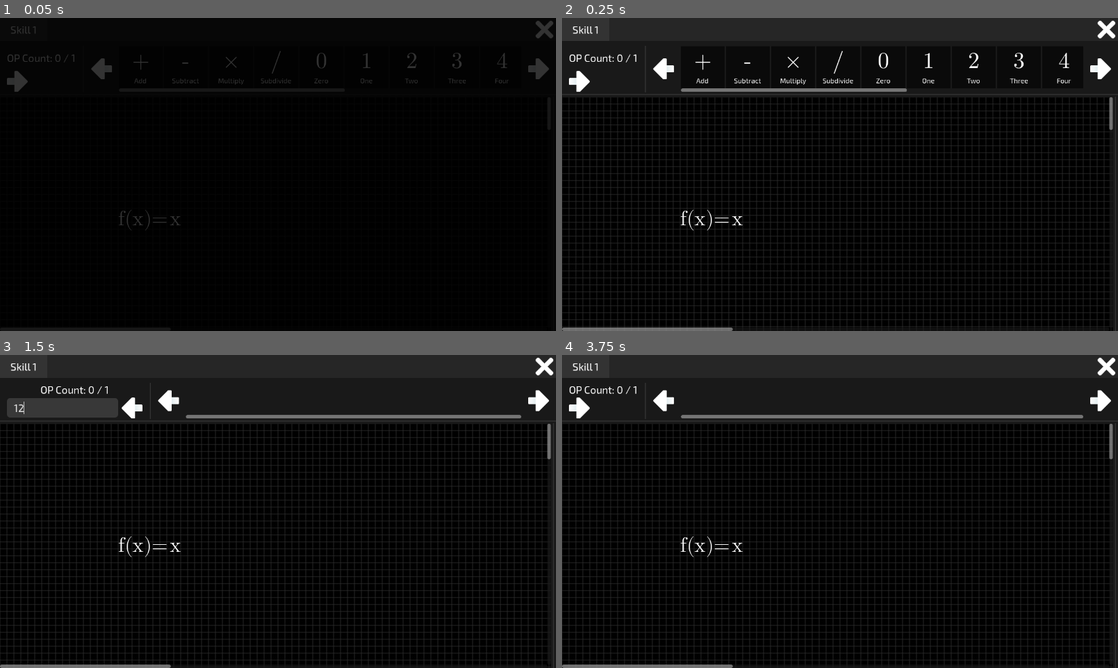
Above: before the commit, frames 1-4 (two rows, left to right).
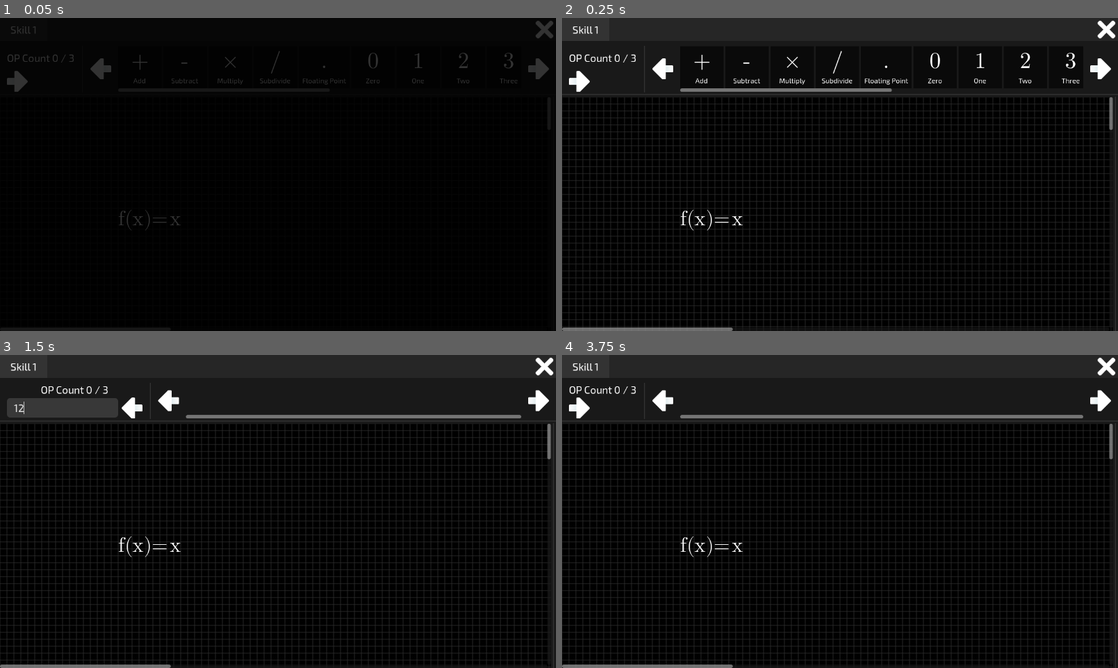
Above: after the commit, the same moments.

Repository: riizlaah/forces-of-box
Game: Godot game, scene res://scenes/functions.tscn
Same seed, same stepped clock (60 frames per second), same inputs: the game is played once before the commit and once after it. This scene is started directly instead of the project's main scene.
Inputs (mouse positions are in pixels of both pictures, inside the frame that each line leads up to):
- Up to frame 1 (0.05 s): no input
- Up to frame 2 (0.25 s): no input
- Up to frame 3 (1.5 s): click (16, 417) at 0.5 s; click (61, 417) at 1.27 s; type "12" at 1.35 s
- Up to frame 4 (3.75 s): click (728, 401) at 2 s; click (1101, 401) at 2.75 s; click (695, 408) at 3.5 s

The runs differ from the first frame. In frame 1, 0.5% of the frame differs, in the area x 9-93%, y 10-22%; in frame 2, 0.9%, in the area x 9-94%, y 8-24%; in frame 3, 0.1%; in frame 4, 0.1%.

Commit message:
add: simple validation pt.1

Diff:
--- a/scripts/function_editor/f_builder.gd
+++ b/scripts/function_editor/f_builder.gd
@@ -4,17 +4,51 @@
 @onready var toolbar: FunctionToolbar = $"../../../../../Toolbar"
 @onready var spacer: FBUilderSpacer = $Spacer
 
+var curr_formula := ""
+
+func _ready() -> void:
+	update_formula()
 
 func _can_drop_data(at_position: Vector2, data: Variant) -> bool:
 	if data is not MathDisplayLabel: return false
 	if data.type == MathDisplayLabel.Type.OPERATOR and toolbar.curr_operator == toolbar.max_operator: return false
+	if !validate_syntax(data.interpreted_str): return false
 	return true
 
 func _drop_data(at_position: Vector2, data: Variant) -> void:
 	if data is MathDisplayLabel:
 		spacer.hide()
+		if curr_formula[-1] in ["+", "-"]:
+			handle_plus_minus(data)
+			update_formula()
+			spacer.show()
+			return
 		if data.type == MathDisplayLabel.Type.OPERATOR: toolbar.curr_operator += 1
 		add_child(data)
 		await get_tree().create_timer(0.1).timeout
 		move_child(spacer, get_child_count() - 1)
 		spacer.show()
+		update_formula()
+
+func get_formula_as_text() -> String:
+	var text := ""
+	for node in get_children():
+		if node is MathDisplayLabel: text += node.interpreted_str
+	return text
+
+func validate_syntax(new_char: String):
+	const operator := ["+", "-", "*", "/"]
+	var last_char := get_formula_as_text()[-1]
+	print(last_char, new_char)
+	if last_char in ["+", "-"] and new_char in ["+", "-"]: return true
+	if last_char in operator and new_char in operator: return false
+	return true
+
+func handle_plus_minus(mdl: MathDisplayLabel):
+	var last_char := get_formula_as_text()[-1]
+	if last_char not in ["-", "+"]: return
+	var new_char := mdl.interpreted_str
+	get_child(-2).interpreted_str = "-" if (last_char == "+" and new_char == "-") or (last_char == "-" and new_char == "+") else "+"
+	get_child(-2).displayed_str = "-" if (last_char == "+" and new_char == "-") or (last_char == "-" and new_char == "+") else "+"
+
+func update_formula(): curr_formula = get_formula_as_text()
--- a/scripts/function_editor/f_toolbar.gd
+++ b/scripts/function_editor/f_toolbar.gd
@@ -26,6 +26,12 @@
 		"interpreted": "/",
 		"desc": "Subdivide",
 		"type": MathDisplayLabel.Type.OPERATOR
+	},
+	{
+		"display": ".",
+		"interpreted": ".",
+		"desc": "Floating Point",
+		"type": MathDisplayLabel.Type.OTHER
 	},
 	{
 		"display": "0",
@@ -107,7 +113,7 @@
 @onready var search_input: LineEdit = $Vbox/Hbox/SearchInput
 
 
-var max_operator := 1
+var max_operator := 3
 var curr_operator := 0:
 	set(n):
 		curr_operator = n
@@ -115,6 +121,7 @@
 		op_count.text = "OP Count %d / %d" % [curr_operator, max_operator]
 
 func _ready() -> void:
+	curr_operator = 0
 	for item in BASE_MATH_COMPS: create_math_component(item)
 
 func create_math_component(data: Dictionary):
--- a/scripts/function_editor/math_lb.gd
+++ b/scripts/function_editor/math_lb.gd
@@ -1,9 +1,12 @@
 class_name MathDisplayLabel
 extends Label
 
-@export var displayed_str := "+"
+@export var displayed_str := "+":
+	set(c):
+		displayed_str = c
+		text = c
 @export var interpreted_str := "+"
-enum Type {CONSTANT, VARIABLE, OPERATOR}
+enum Type {CONSTANT, VARIABLE, OPERATOR, OTHER}
 @export var type: Type = Type.CONSTANT
 
 func _ready() -> void:
